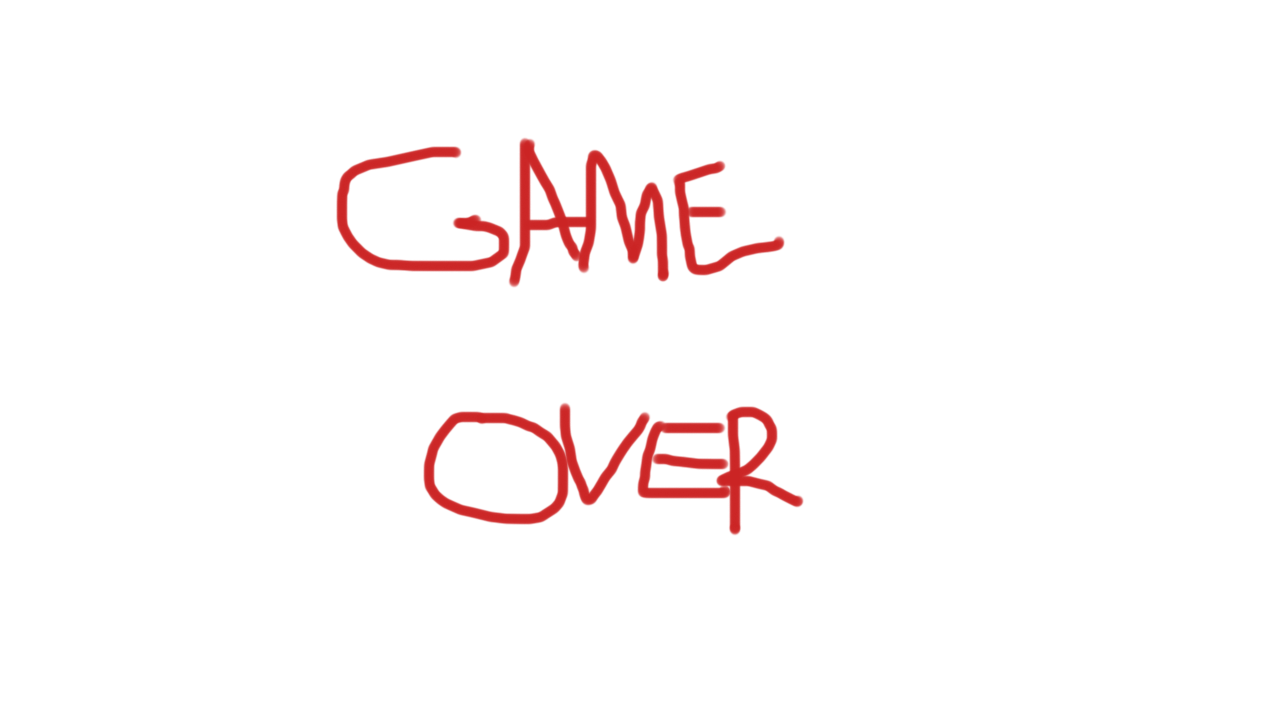
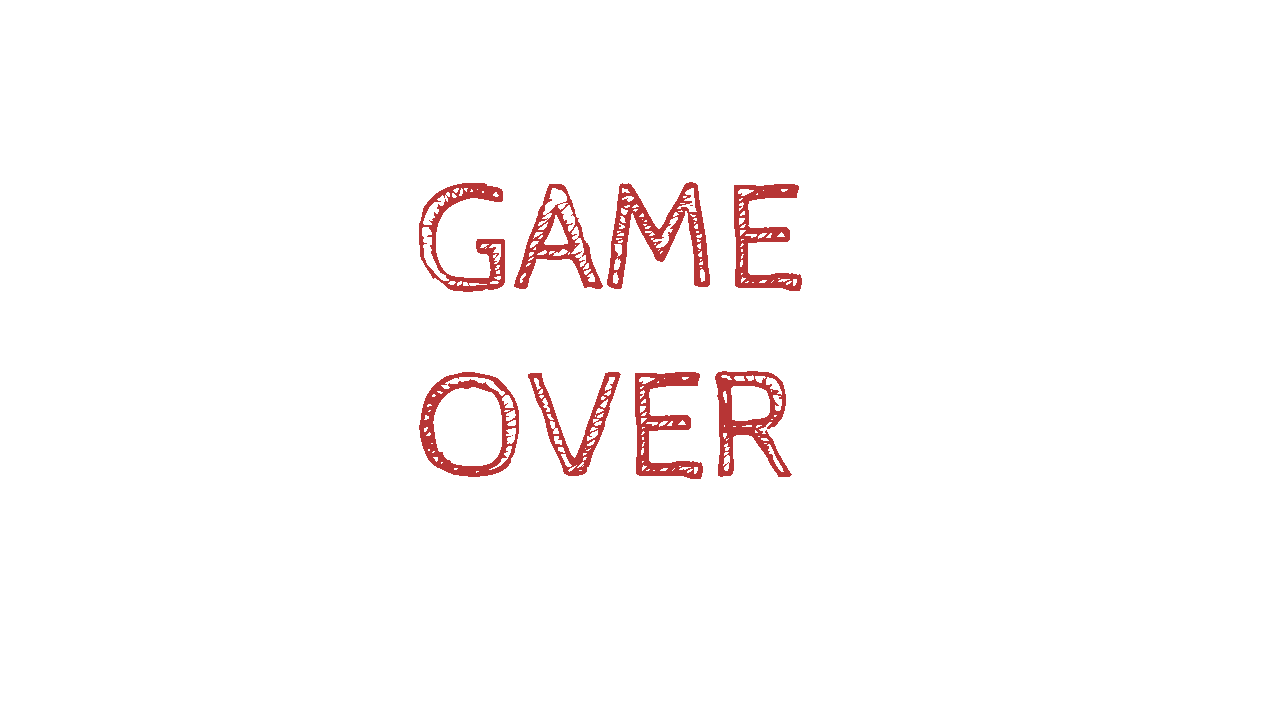
Layered file, before and after one edit (1280 x 720). Changes by layer:
removed layer "Capa 2" over [336, 137, 804, 536]
added layer "GAME OVER" above "Capa 1" over [419, 182, 802, 479]
